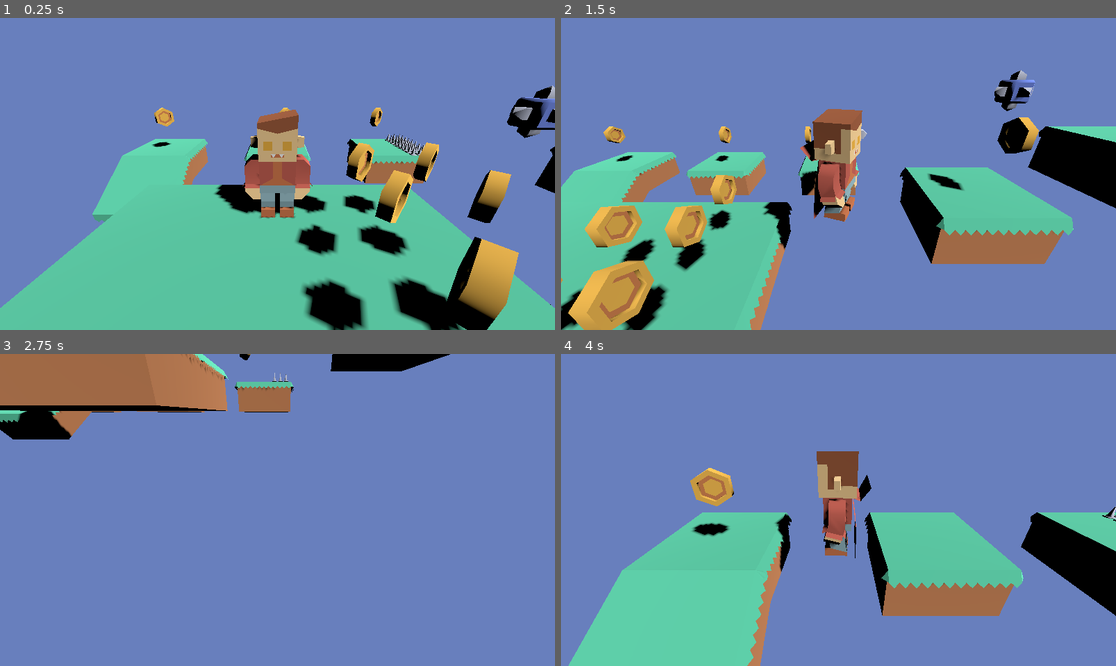
Above: before the commit, frames 1-4 (two rows, left to right).
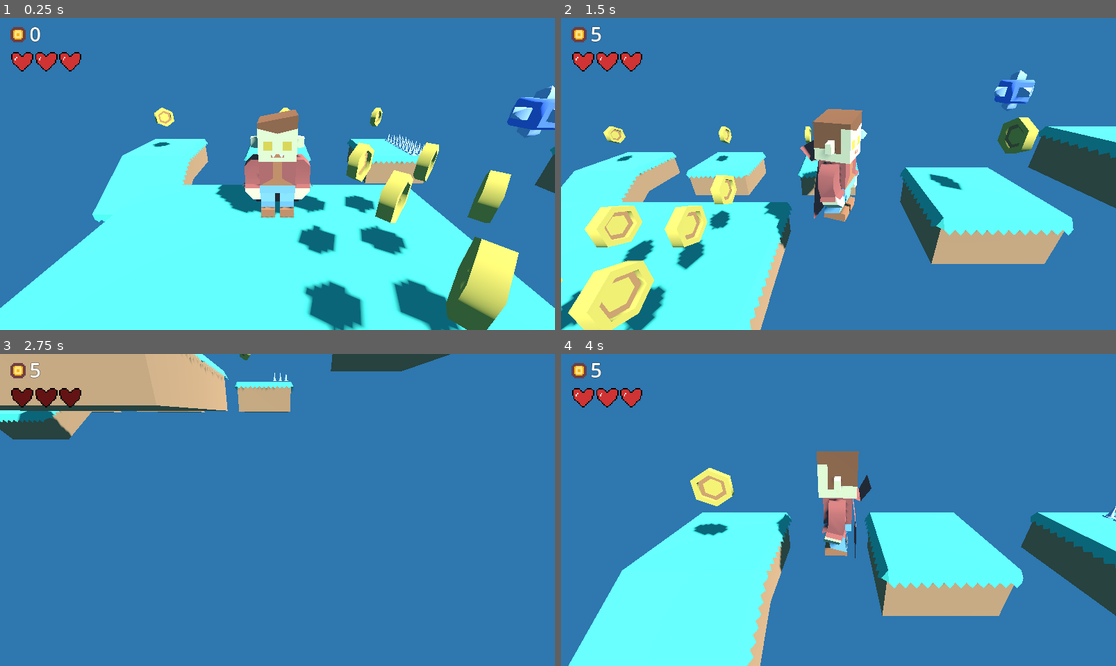
Above: after the commit, the same moments.

Repository: IsaacRF/test-platformer-3d
Game: Godot game, scene res://Levels/Level1.tscn
The game is run twice, just before and just after one commit, with the same random seed, the same clock (stepped at 60 frames per second) and the same inputs.
Inputs:
- Up to frame 1 (0.25 s): no input
- Up to frame 2 (1.5 s): hold D (move_right) 0.53-1.28 s; tap Space (jump) at 0.77 s; hold S (move_backward) from 1.28 s (still down)
- Up to frame 3 (2.75 s): tap Space (jump) at 1.52 s; release S (move_backward) at 2.03 s; hold D (move_right) from 2.03 s (still down)
- Up to frame 4 (4 s): release D (move_right) at 2.78 s; hold W (move_forward) 2.78-3.53 s; tap Space (jump) at 3.02, 3.77 s; hold A (move_left) from 3.53 s (still down)

The runs differ from the first frame. In frame 1, 100% of the frame differs, in the area x 0-100%, y 0-100%; in frame 2, 100%; in frame 3, 100%; in frame 4, 100%.

Commit message:
Add UI for score and health

Diff:
--- a/Levels/Level1.tscn
+++ b/Levels/Level1.tscn
@@ -6,9 +6,14 @@
 [ext_resource type="PackedScene" uid="uid://cswrxwyowmy54" path="res://Hazards/Spikes.tscn" id="4_e8nsp"]
 [ext_resource type="PackedScene" uid="uid://cl6butnbnrvwm" path="res://Enemies/SpikeBall.tscn" id="5_0bmue"]
 [ext_resource type="PackedScene" uid="uid://dw6c32x4ilo81" path="res://Collectables/CoinGold.tscn" id="6_vi4e5"]
+[ext_resource type="PackedScene" uid="uid://1nppty5rw424" path="res://UI/UI.tscn" id="7_67rcx"]
 
 [sub_resource type="BoxShape3D" id="BoxShape3D_ayh7b"]
 size = Vector3(43, 4, 41)
+
+[sub_resource type="Environment" id="Environment_v6yjo"]
+background_mode = 1
+background_color = Color(0.180238, 0.466854, 0.687979, 1)
 
 [node name="Main" type="Node3D"]
 
@@ -108,3 +113,9 @@
 
 [node name="CoinGold10" parent="." instance=ExtResource("6_vi4e5")]
 transform = Transform3D(1, 0, 0, 0, 1, 0, 0, 0, 1, 7.26339, 1.7637, 0.309562)
+
+[node name="WorldEnvironment" type="WorldEnvironment" parent="."]
+environment = SubResource("Environment_v6yjo")
+
+[node name="UI" parent="." node_paths=PackedStringArray("player") instance=ExtResource("7_67rcx")]
+player = NodePath("../Player")
--- a/Player/Player.gd
+++ b/Player/Player.gd
@@ -1,4 +1,5 @@
 extends CharacterBody3D
+class_name Player
 
 signal score_updated(score)
 signal life_updated(life)
@@ -16,7 +17,7 @@
 
 var score : int
 @export var max_life : int = 3
-@export var life : float = max_life
+@export var life : float = 3
 
 @onready var model = $Model
 @onready var death_sfx = $DeathSFX
--- /dev/null
+++ b/UI/HeartUI.gd
@@ -0,0 +1,10 @@
+extends Panel
+
+@onready var sprite_2d = $Sprite2D
+
+func update(heart_pieces: int = 4):
+	if heart_pieces < 0: heart_pieces = 0
+	if heart_pieces > 4: heart_pieces = 4
+
+	#Set frame transforming heart count into correct frame number
+	sprite_2d.frame = (heart_pieces - 4) * -1
--- /dev/null
+++ b/UI/HeartUI.tscn
@@ -0,0 +1,18 @@
+[gd_scene load_steps=3 format=3 uid="uid://df1kejv60ha58"]
+
+[ext_resource type="Script" path="res://UI/HeartUI.gd" id="1_55ohd"]
+[ext_resource type="Texture2D" uid="uid://dmddsdh18imdy" path="res://Assets/Sprites/tile_1004-sheet.png" id="2_jxe4e"]
+
+[node name="HeartUI" type="Panel"]
+self_modulate = Color(1, 1, 1, 0)
+custom_minimum_size = Vector2(46, 46)
+offset_right = 46.0
+offset_bottom = 46.0
+script = ExtResource("1_55ohd")
+
+[node name="Sprite2D" type="Sprite2D" parent="."]
+texture_filter = 1
+position = Vector2(23, 23)
+scale = Vector2(2.55556, 2.55556)
+texture = ExtResource("2_jxe4e")
+hframes = 5
--- /dev/null
+++ b/UI/UI.gd
@@ -0,0 +1,32 @@
+extends CanvasLayer
+
+@export var player : Player
+@onready var _score_label = $Score
+@onready var _hearts_container = $HeartsContainer
+const HEART_UI = preload("res://UI/HeartUI.tscn")
+
+func _ready():
+	player.score_updated.connect(_on_score_updated)
+	player.life_updated.connect(_on_life_updated)
+	_on_max_life_updated(player.max_life)
+	_on_life_updated(player.life)
+
+func _on_score_updated(score: int):
+	_score_label.text = str(score)
+
+func _on_max_life_updated(life: int):
+	for i in range(life):
+		_hearts_container.add_child(HEART_UI.instantiate())
+
+func _on_life_updated(life: float):
+	var hearts = _hearts_container.get_children()
+	var whole_hearts: int = int(life)
+	var quarter_hearts: int = round((life - whole_hearts) * 4)
+
+	for i in range(player.max_life):
+		if i < whole_hearts:
+			hearts[i].update(4)
+		elif i == whole_hearts && quarter_hearts > 0:
+			hearts[i].update(quarter_hearts)
+		else:
+			hearts[i].update(0)
--- /dev/null
+++ b/UI/UI.tscn
@@ -0,0 +1,34 @@
+[gd_scene load_steps=4 format=3 uid="uid://1nppty5rw424"]
+
+[ext_resource type="Script" path="res://UI/UI.gd" id="1_a01jp"]
+[ext_resource type="Texture2D" uid="uid://cbrpequgse3hl" path="res://Assets/Sprites/tile_0151.png" id="2_woeki"]
+
+[sub_resource type="LabelSettings" id="LabelSettings_3onik"]
+font_size = 42
+outline_size = 2
+outline_color = Color(0, 0, 0, 1)
+
+[node name="UI" type="CanvasLayer"]
+script = ExtResource("1_a01jp")
+
+[node name="CoinIcon" type="TextureRect" parent="."]
+texture_filter = 1
+offset_left = 14.0
+offset_top = 11.0
+offset_right = 61.0
+offset_bottom = 58.0
+texture = ExtResource("2_woeki")
+
+[node name="Score" type="Label" parent="."]
+offset_left = 61.0
+offset_top = 4.0
+offset_right = 101.0
+offset_bottom = 62.0
+text = "0"
+label_settings = SubResource("LabelSettings_3onik")
+
+[node name="HeartsContainer" type="BoxContainer" parent="."]
+offset_left = 23.0
+offset_top = 68.0
+offset_right = 79.0
+offset_bottom = 124.0
Binary file added: Assets/Sprites/tile_0151.png
Not shown, added: Assets/Sprites/tile_0151.png.import
Binary file added: Assets/Sprites/tile_1004-sheet.png
Not shown, added: Assets/Sprites/tile_1004-sheet.png.import
Not shown: 1 places in Levels/Level1.tscn that only renumber resources
